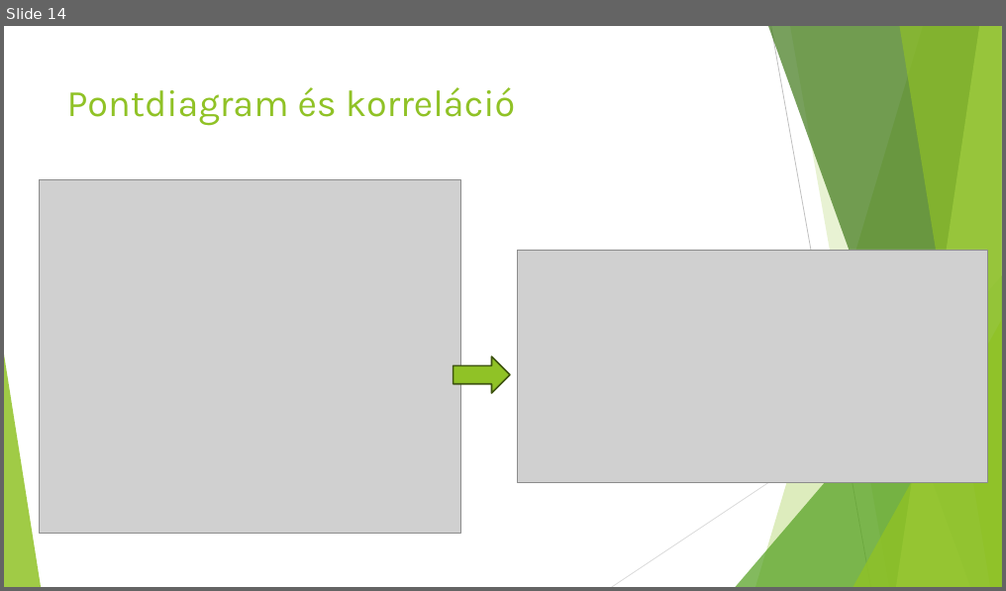
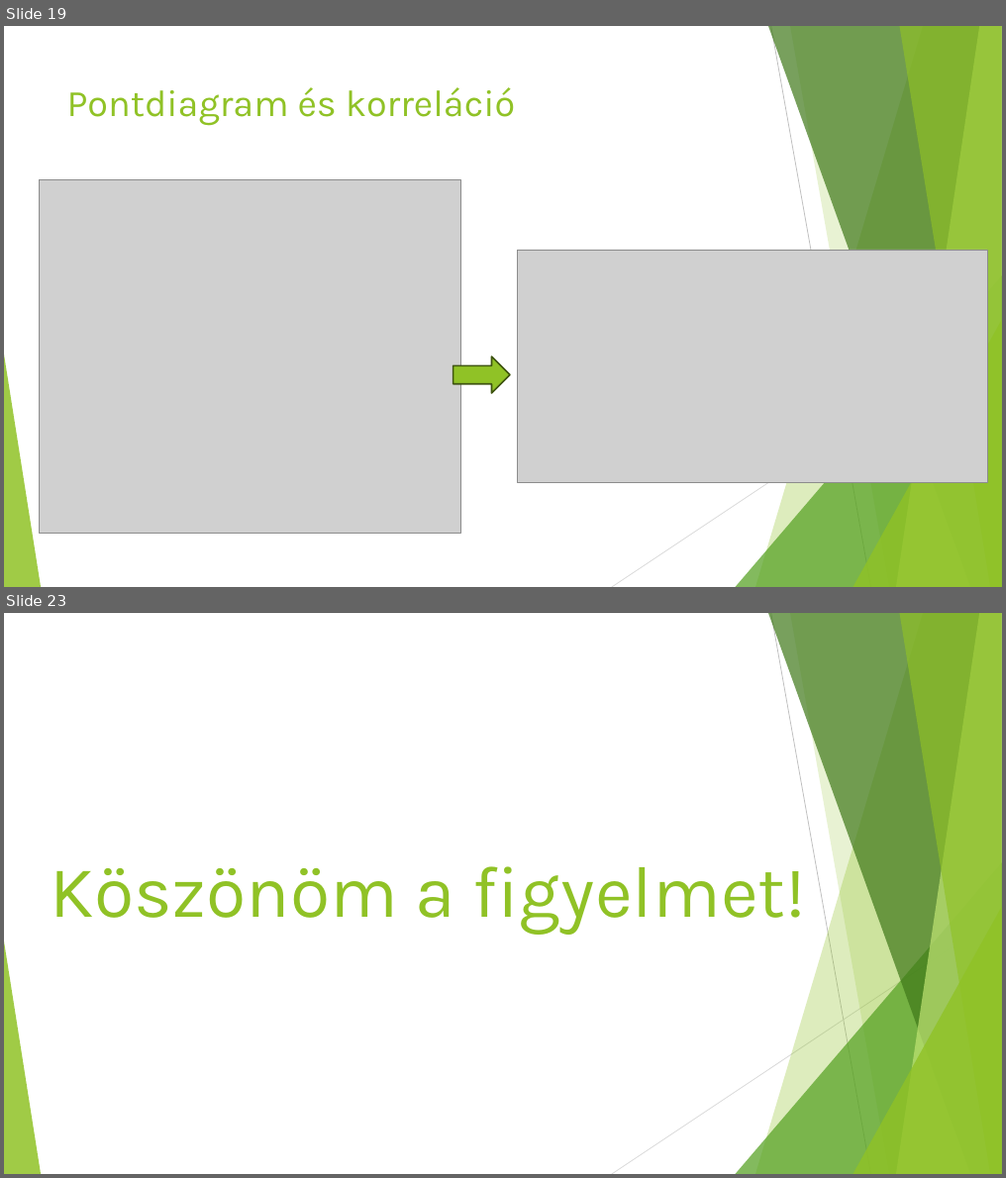
Before and after one commit to lacithelaci/oktatas, a slide deck: egyetemi_feleves_cuccok/4_szemeszter/üzleti_intelligencia/prezentáció.pptx. Shown one above the other, each under a label of ours: slide 14 before the commit, slides 19 and 23 after it; the slides between them are not shown. The pictures are 1006x591 and 1006x1178 pixels, drawn with LibreOffice and Linux fonts; fonts in the diff are those of the drawing; grey boxes stand for pictures. Boxes give left, top, right and bottom in pixels: in the first picture for what was removed or moved away, otherwise in the second. Text is boxed around its words. In the diff, an @@ line names an element or a change of style, - is before the commit and + after.

```diff
--- a/egyetemi_feleves_cuccok/4_szemeszter/üzleti_intelligencia/prezentáció.pptx
+++ b/egyetemi_feleves_cuccok/4_szemeszter/üzleti_intelligencia/prezentáció.pptx
@@ slide 23 added at <box>4,613,1002,1174</box>, background #FFFFFF; not listed: 10 template elements that a slide beside it also shows @@
@@ title added at <box>51,866,805,934</box>, 70 pt, text #90C226 @@
+Köszönöm a figyelmet!
@@ what was slide 14 is now slide 19 @@
```
Also in this commit, not shown: 1 slide changed, 9 other slides added, 1 slide removed, 1 other file.
